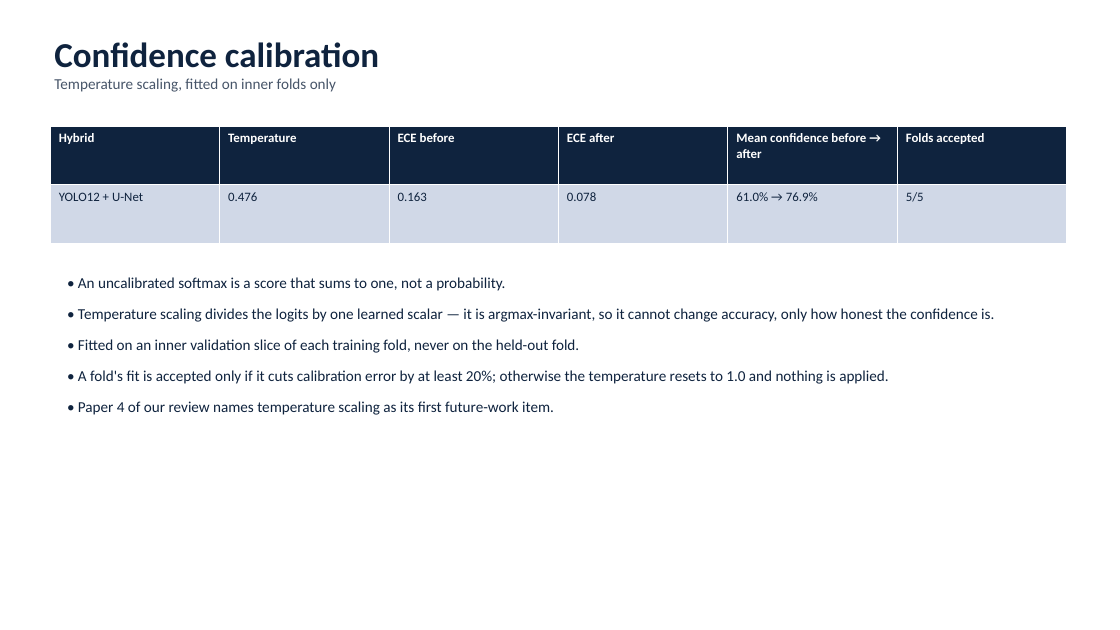
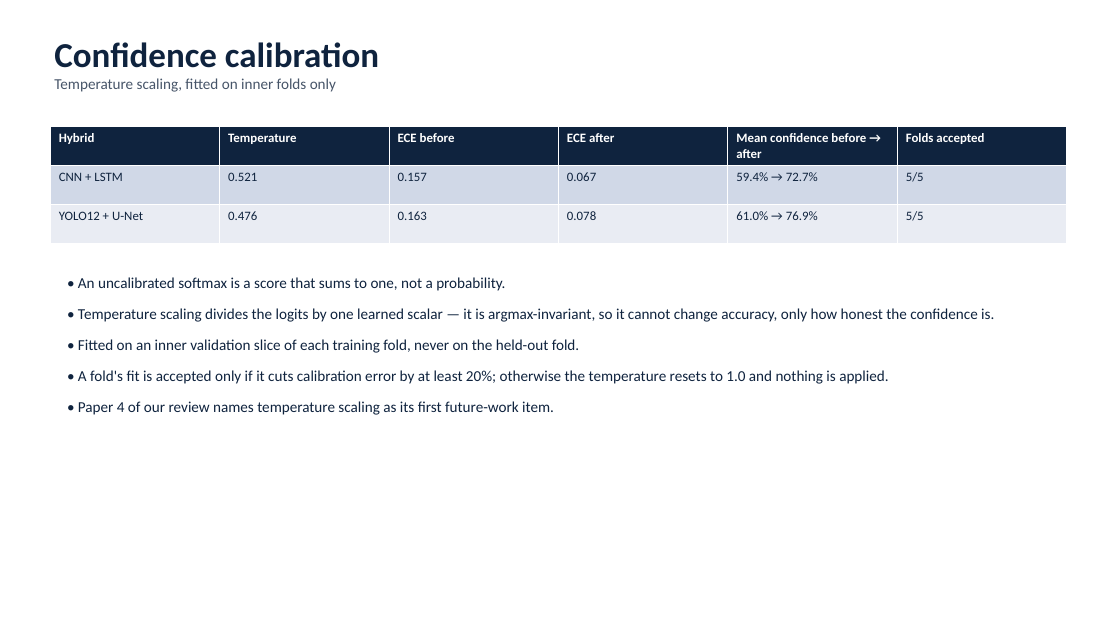
Before and after one commit to tejgokani/flood-crop-damage-ai, a slide deck: slide 12 of slides/Techathon_PS6.pptx. Drawn at 1120x630 pixels with LibreOffice and Linux fonts; fonts in the diff are those of the drawing. Boxes give left, top, right and bottom in pixels: in the first picture for what was removed or moved away, otherwise in the second. Text is boxed around its words. In the diff, an @@ line names an element or a change of style, - is before the commit and + after.

```diff
--- a/slides/Techathon_PS6.pptx
+++ b/slides/Techathon_PS6.pptx
@@ table at [50,126,1069,244] @@
+row 2: CNN + LSTM | 0.521 | 0.157 | 0.067 | 59.4% → 72.7% | 5/5
```
Also in this commit, not shown: 1 other slide changed, 2 slides added, 5 other files.
